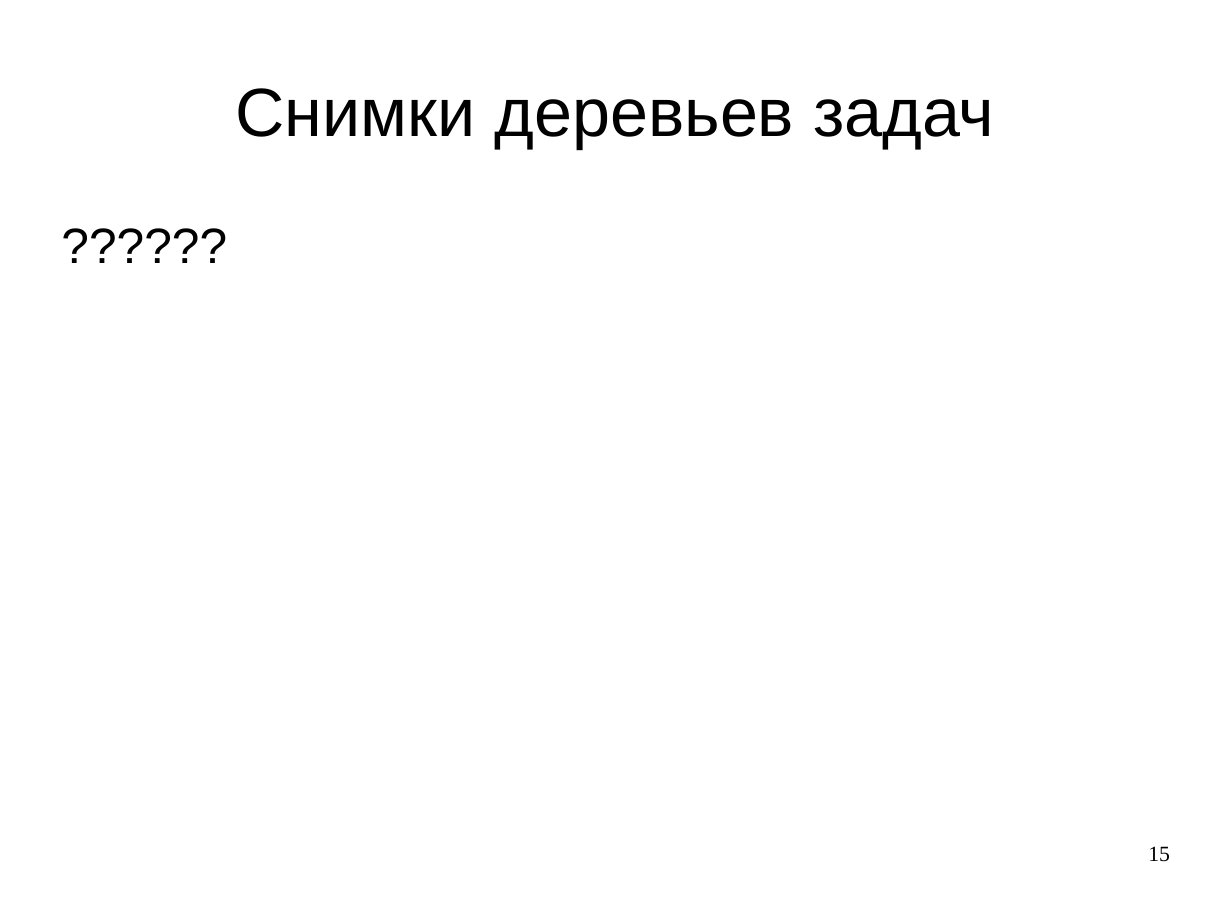
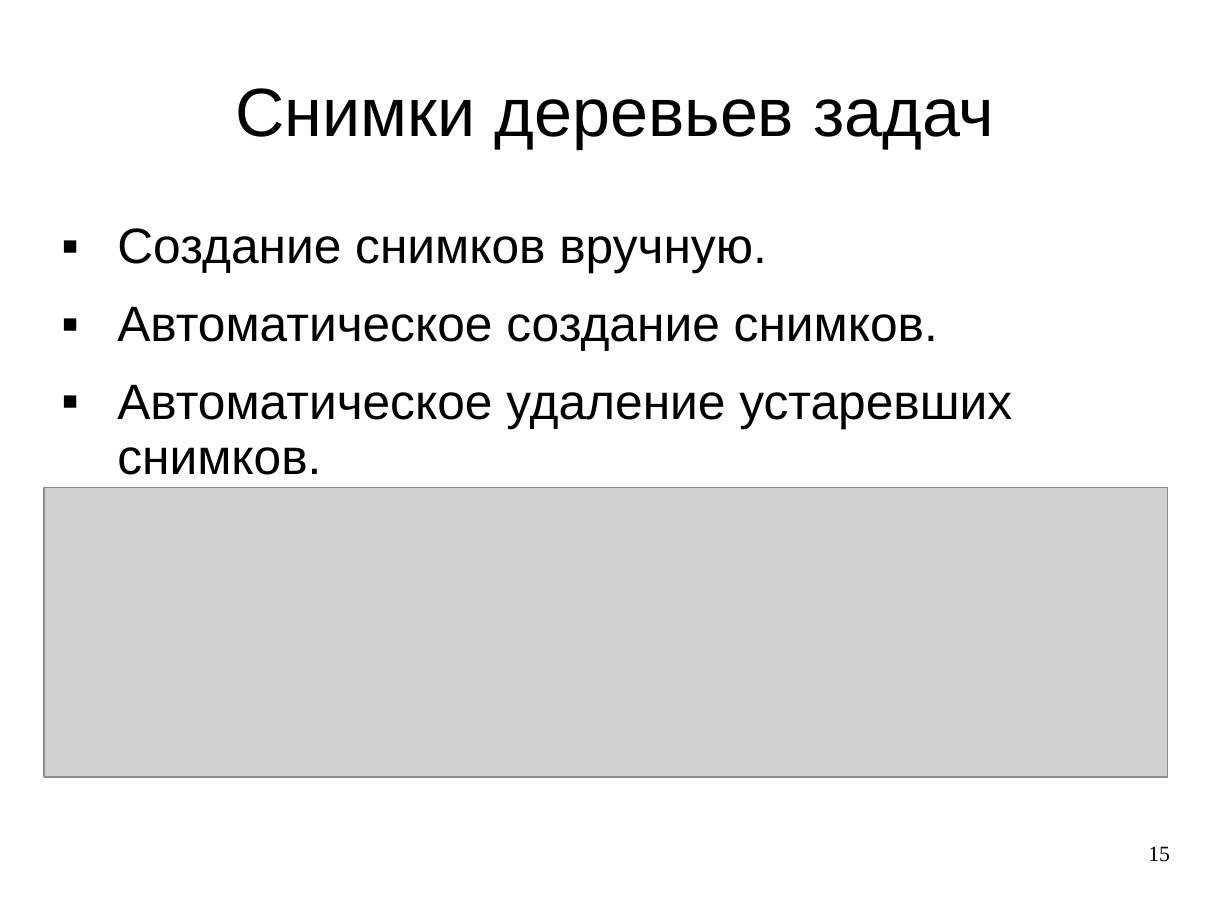
Before and after one commit to LilyTs/Diplom, a slide deck: slide 15 of Цаплина_(Дипломная).ppt. Drawn at 1232x924 pixels with LibreOffice and Linux fonts; fonts in the diff are those of the drawing; grey boxes stand for pictures. Boxes give left, top, right and bottom in pixels: in the first picture for what was removed or moved away, otherwise in the second. Text is boxed around its words. In the diff, an @@ line names an element or a change of style, - is before the commit and + after.

Commit message:
добавлено: схема снимков, новые слайды до конца, пара исправлений оформления

```diff
--- a/Цаплина_(Дипломная).ppt
+++ b/Цаплина_(Дипломная).ppt
@@ text at [117, 228, 1012, 475]: text changed @@
-??????
+▪ Создание снимков вручную.
+▪ Автоматическое создание снимков.
+▪ Автоматическое удаление устаревших снимков.
@@ picture added at [44, 487, 1168, 777] @@
```
Also in this commit, not shown: 8 other slides changed, 19 slides added, 5 slides removed, 3 other files.
